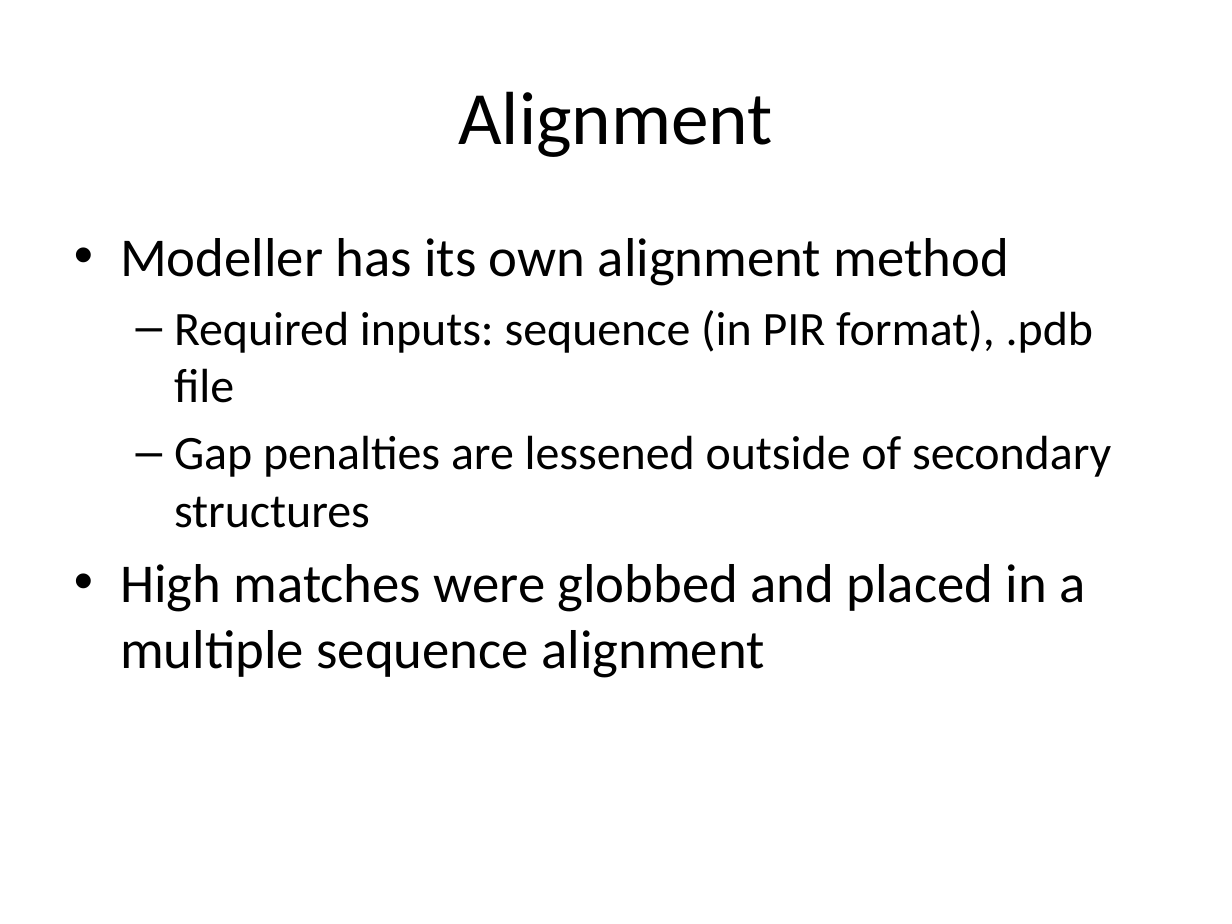
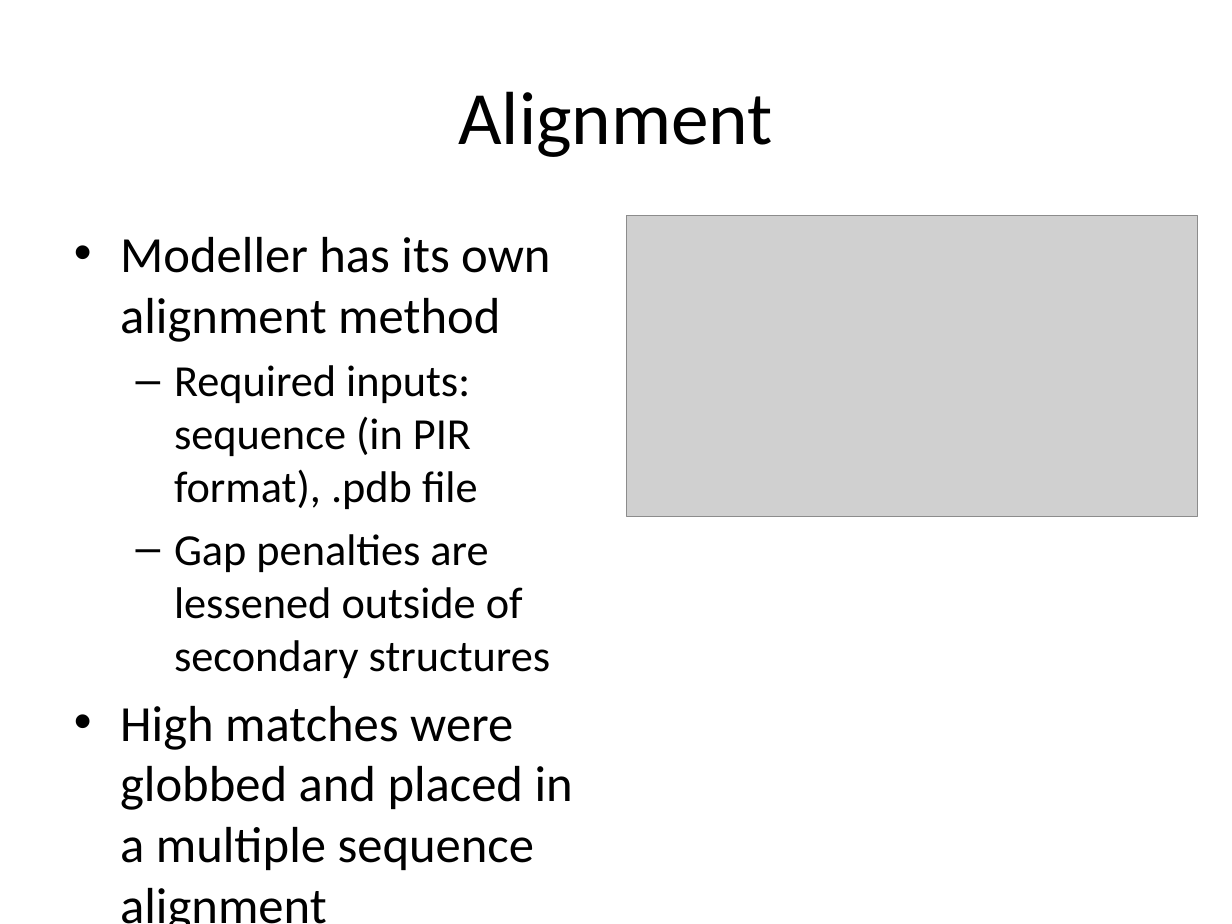
Before and after one commit to iosonofabio/bi2-ss12-p6, a slide deck: slide 6 of project6.pptx. Drawn at 1232x924 pixels with LibreOffice and Linux fonts; fonts in the diff are those of the drawing; grey boxes stand for pictures. Boxes give left, top, right and bottom in pixels: in the first picture for what was removed or moved away, otherwise in the second. Text is boxed around its words. In the diff, an @@ line names an element or a change of style, - is before the commit and + after.

```diff
--- a/project6.pptx
+++ b/project6.pptx
@@ text "Modeller has its own alignment ..." at [120, 237, 573, 924]: size 32 to 29.6 pt in "Modeller has its own alignment method", "High matches were globbed and placed in ..."; size 28 to 25.9 pt in "Required inputs: sequence (in PIR format), .pdb ...", "Gap penalties are lessened outside of secondary ..." @@
@@ picture added at [627, 216, 1198, 516] @@
```
Also in this commit, not shown: 5 other slides changed, 3 slides added, 1 slide removed.
